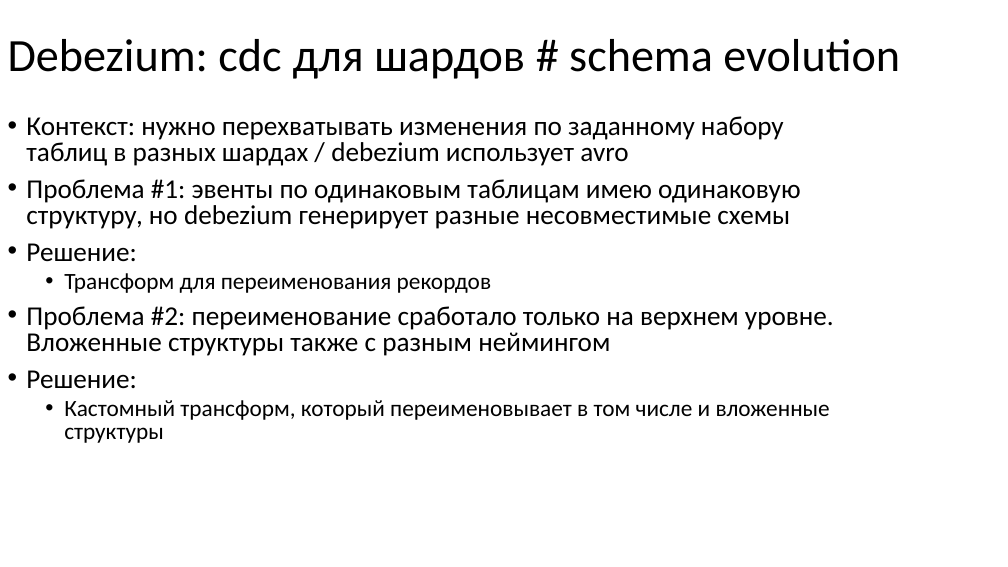
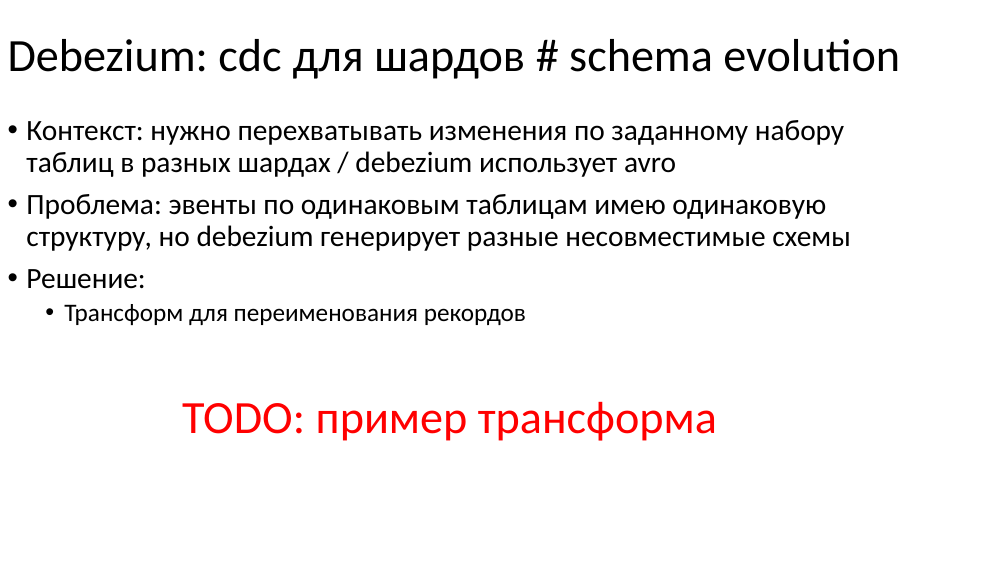
Before and after one commit to nryanov/presentations, a slide deck: slide 67 of smartdata/cdc-via-debezium/debezium-smartdata2025.pptx (slide 58 before the commit). Drawn at 1008x567 pixels with LibreOffice and Linux fonts; fonts in the diff are those of the drawing. Boxes give left, top, right and bottom in pixels: in the first picture for what was removed or moved away, otherwise in the second. Text is boxed around its words. In the diff, an @@ line names an element or a change of style, - is before the commit and + after.

Commit message:
doc: update presentation

```diff
--- a/smartdata/cdc-via-debezium/debezium-smartdata2025.pptx
+++ b/smartdata/cdc-via-debezium/debezium-smartdata2025.pptx
@@ text at (26,120,844,325): size 25.9 to 28 pt in "Контекст: нужно перехватывать изменения по заданному набору ...", "Решение:"; size 22.2 to 24 pt in "Трансформ для переименования рекордов"; line spacing 0.8 to 0.9 @@
@@ text at (26,194,851,251): text changed; size 25.9 to 28 pt @@
-• Проблема #1: эвенты по одинаковым таблицам имею одинаковую структуру, но debezium генерирует разные несовместимые схемы
+• Проблема: эвенты по одинаковым таблицам имею одинаковую структуру, но debezium генерирует разные несовместимые схемы
@@ text at (26,306,834,443): paragraphs removed @@
-• Проблема #2: переименование сработало только на верхнем уровне. Вложенные структуры также с разным неймингом
-• Решение:
-  • Кастомный трансформ, который переименовывает в том числе и вложенные структуры
@@ text added at (182,401,717,441), 44 pt, text #FF0000 @@
+TODO: пример трансформа
```
Also in this commit, not shown: 13 other slides changed, 6 slides added, 1 slide removed.
